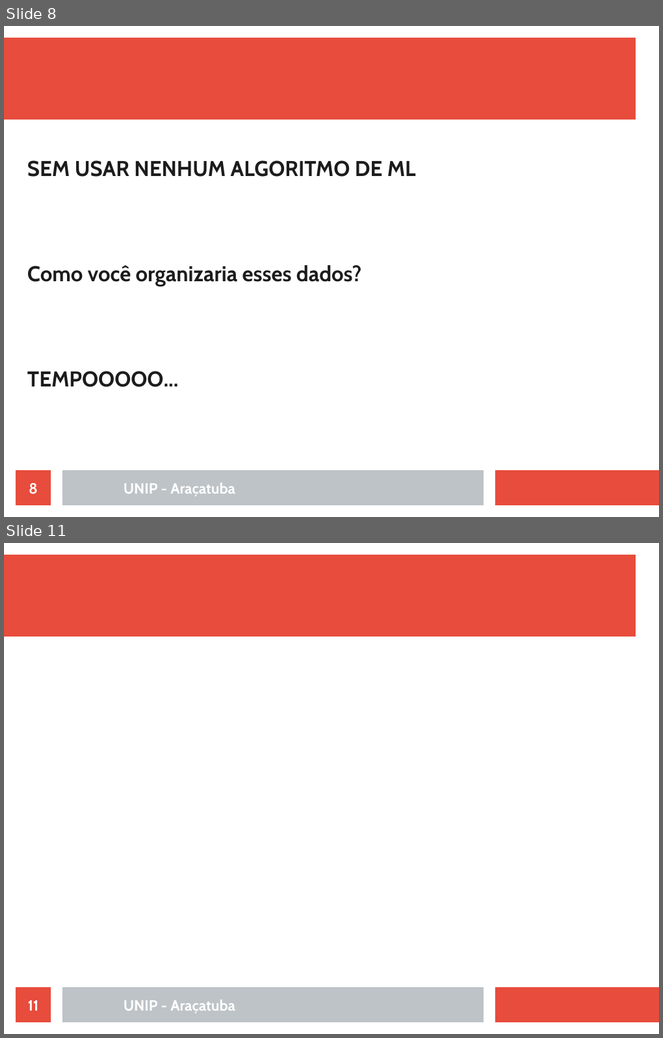
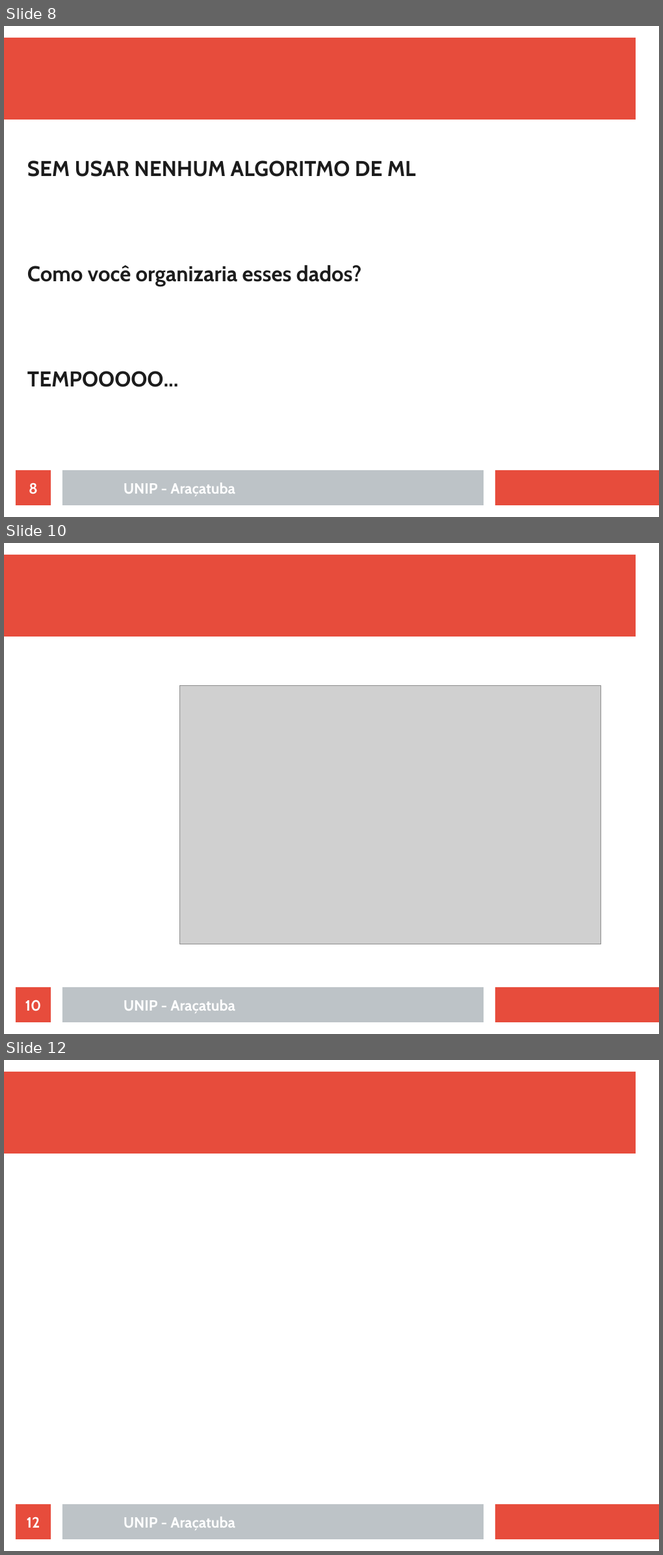
Before and after one commit to rafaelstojoao/pos-unip, a slide deck: [2020][modulo][Machine_Learning]/[aula]02[Agrupamento].odp. Shown one above the other, each under a label of ours: slides 8 and 11 before the commit, slides 8, 10 and 12 after it; the slides between them are not shown. The pictures are 663x1038 and 663x1555 pixels, drawn with LibreOffice and Linux fonts; fonts in the diff are those of the drawing; grey boxes stand for pictures. Boxes give left, top, right and bottom in pixels: in the first picture for what was removed or moved away, otherwise in the second. Text is boxed around its words. In the diff, an @@ line names an element or a change of style, - is before the commit and + after.

```diff
--- a/[2020][modulo][Machine_Learning]/[aula]02[Agrupamento].odp
+++ b/[2020][modulo][Machine_Learning]/[aula]02[Agrupamento].odp
@@ slide 10 added at (4, 543, 659, 1034), background #FFFFFF; not listed: 3 template elements that a slide beside it also shows @@
@@ picture added at (180, 686, 601, 944) @@
@@ page number added at (16, 988, 51, 1023), fill #E74C3C, 18 pt, text #FFFFFF, bold @@
+10
@@ text added at (124, 1000, 235, 1014), 18 pt, text #FFFFFF, bold @@
+UNIP - Araçatuba
@@ what was slide 11 is now slide 12 @@
@@ page number at (27, 1517, 40, 1528): text changed @@
-11
+12
```
Also in this commit, not shown: 10 other slides added, 1 other file.
